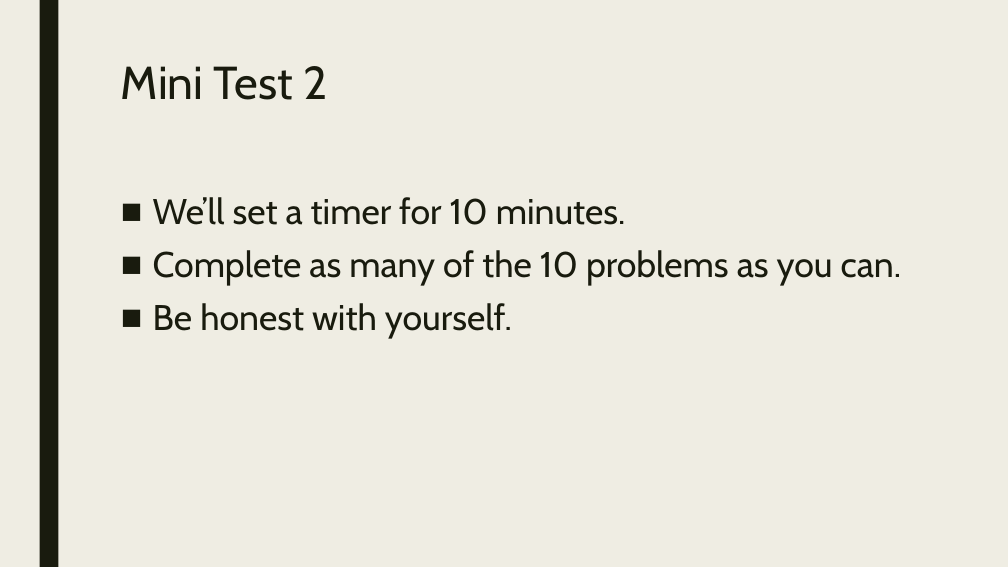
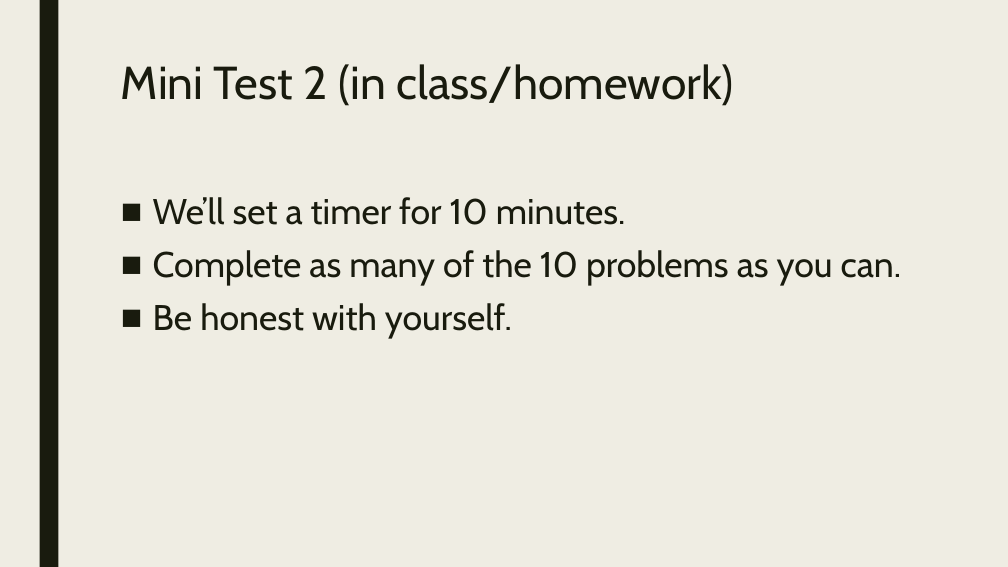
Before and after one commit to codecuddy/pre_calc, a slide deck: slide 25 of _PowerPoints/2nd Semester/Unit 9 ACT/PreCalc_Day_062 Math Mini Test.pptx. Drawn at 1008x567 pixels with LibreOffice and Linux fonts; fonts in the diff are those of the drawing. Boxes give left, top, right and bottom in pixels: in the first picture for what was removed or moved away, otherwise in the second. Text is boxed around its words. In the diff, an @@ line names an element or a change of style, - is before the commit and + after.

```diff
--- a/_PowerPoints/2nd Semester/Unit 9 ACT/PreCalc_Day_062 Math Mini Test.pptx
+++ b/_PowerPoints/2nd Semester/Unit 9 ACT/PreCalc_Day_062 Math Mini Test.pptx
@@ title at [121,64,734,106]: text changed @@
-Mini Test 2
+Mini Test 2 (in class/homework)
```
Also in this commit, not shown: 1 other slide changed, 1 slide removed, 5 other files.
